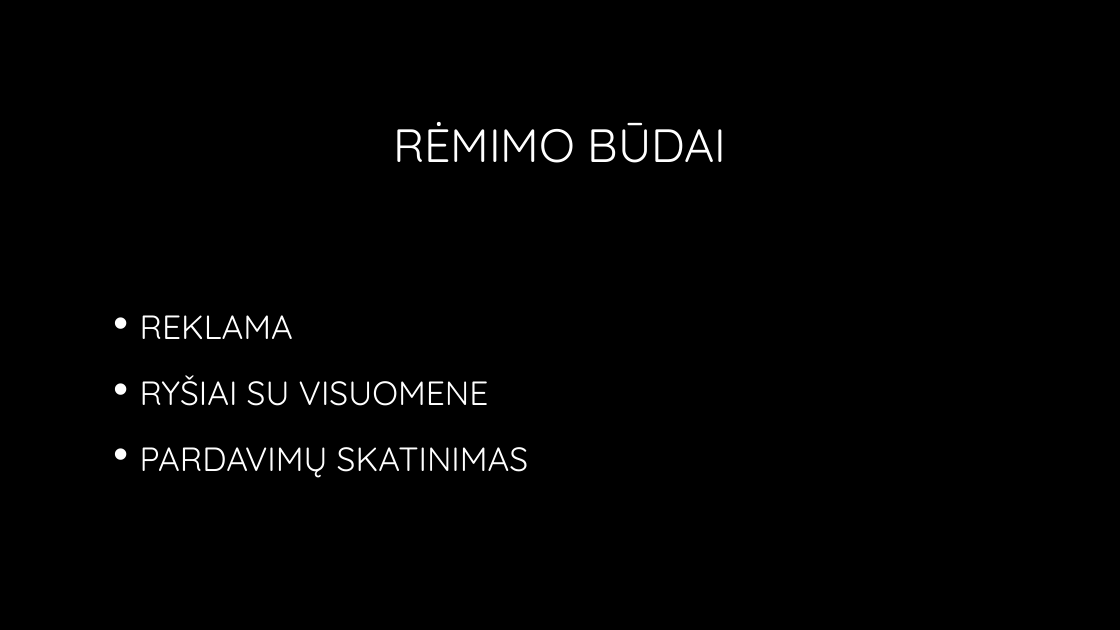
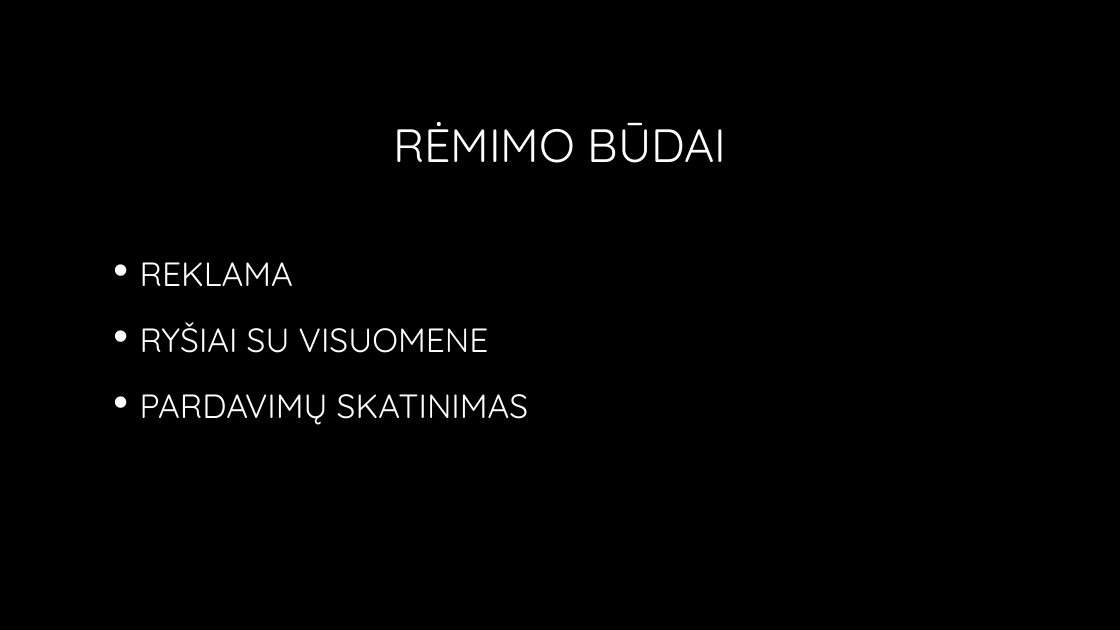
Before and after one commit to karuul/Marketingas, a slide deck: slide 4 of JM01-remimo sprendimai ir biudzetas.pptx. Drawn at 1120x630 pixels with LibreOffice and Linux fonts; fonts in the diff are those of the drawing; background and template pictures are left out. Boxes give left, top, right and bottom in pixels: in the first picture for what was removed or moved away, otherwise in the second. Text is boxed around its words. In the diff, an @@ line names an element or a change of style, - is before the commit and + after.

```diff
--- a/JM01-remimo sprendimai ir biudzetas.pptx
+++ b/JM01-remimo sprendimai ir biudzetas.pptx
@@ text "reklama": place and size @@
-text "reklama" at <box>140,315,529,478</box>
+text "reklama" at <box>140,262,529,425</box>
```
